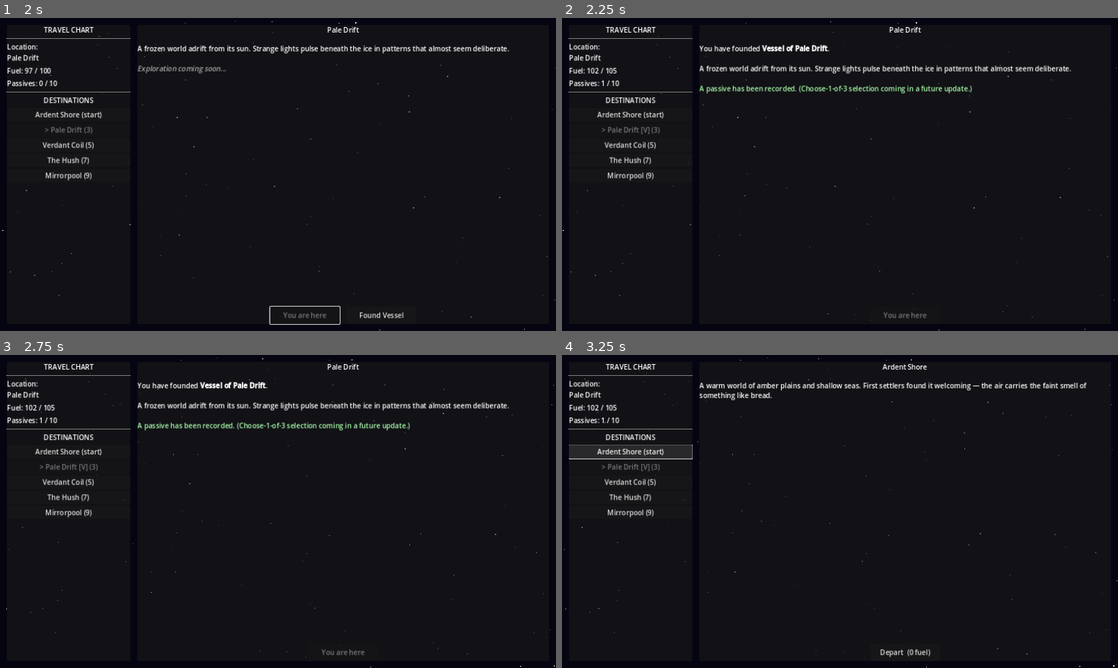
Above: before the commit, frames 1-4 (two rows, left to right).
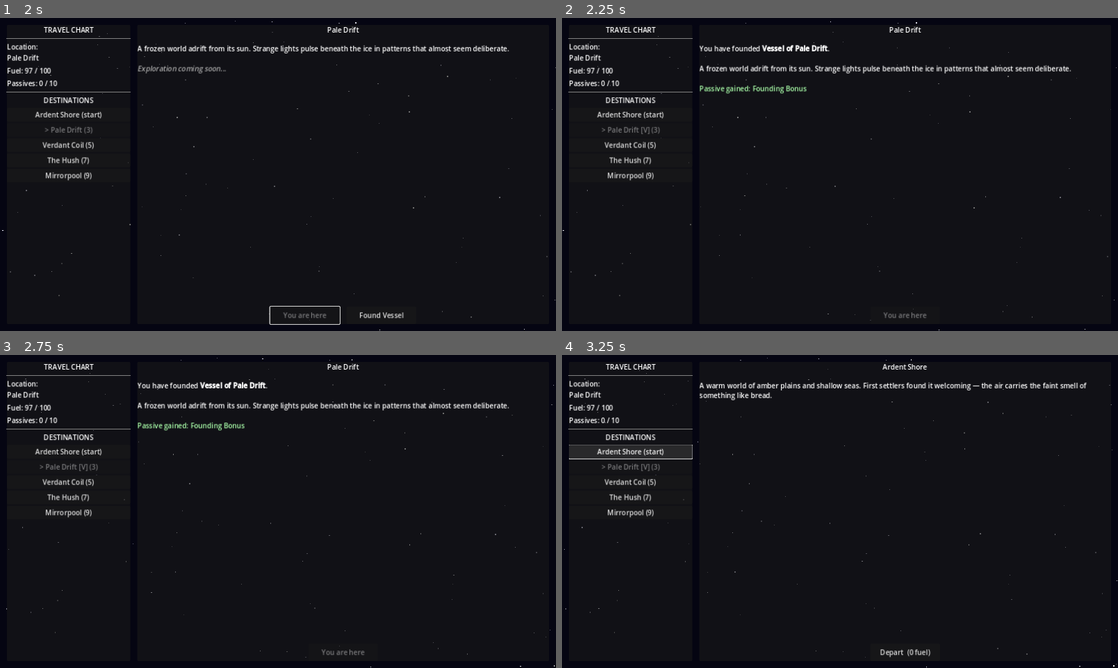
Above: after the commit, the same moments.

Repository: ColdTie/Metanoia-Vessel-2D
Game: Godot game, scene res://scenes/travel/travel_screen.tscn
The game is run twice, just before and just after one commit, with the same random seed, the same clock (stepped at 60 frames per second) and the same inputs.
Inputs:
- Up to frame 1 (2 s): click "Pale Drift (3)" at 0.5 s; click "Depart (3 fuel)" at 1.25 s
- Up to frame 2 (2.25 s): click "Found Vessel" at 2 s
- Up to frame 3 (2.75 s): no input
- Up to frame 4 (3.25 s): click "Ardent Shore (start)" at 2.75 s

Frame 1 is identical in both runs. In frame 2, 0.7% of the frame differs, in the area x 4-74%, y 15-25%; in frame 3, 0.7%; in frame 4, less than 0.1%.

Commit message:
feat: choose-1-of-3 passive selection on settling
First settlement auto-grants Founding Bonus; every settlement after
that opens a new passive_select popup drawing 3 unowned passives from
GameState.passive_catalog (6 defined). Frost Hardened is now the first
mechanically-implemented passive, shaving 1 fuel off ice-world travel.

Co-Authored-By: Claude Sonnet 5 <noreply@anthropic.com>
Claude-Session: https://claude.ai/code/session_019Nz8nRsSXyETQBGw66S8Fb

Diff:
--- /dev/null
+++ b/scenes/ui/passive_select.tscn
@@ -0,0 +1,6 @@
+[gd_scene load_steps=2 format=3 uid="uid://cpassiveselect1"]
+
+[ext_resource type="Script" path="res://scripts/ui/passive_select.gd" id="1_passive_select"]
+
+[node name="PassiveSelect" type="CanvasLayer"]
+script = ExtResource("1_passive_select")
--- a/scripts/autoloads/game_state.gd
+++ b/scripts/autoloads/game_state.gd
@@ -16,6 +16,42 @@
 # Each entry: {id, name, type, description, settled, vessel_name, distance, specimens}
 var world_catalog: Array = []
 
+# Full passive roster (see design/systems.md). founding_bonus is auto-granted
+# on the player's first settlement; the rest are drawn as choose-1-of-3 on
+# every settlement after that.
+var passive_catalog: Array = [
+	{
+		"id": "founding_bonus",
+		"name": "Founding Bonus",
+		"desc": "The act of founding grants clarity. +5 max fuel.",
+	},
+	{
+		"id": "root_knowledge",
+		"name": "Root Knowledge",
+		"desc": "Jungle worlds yield extra specimens.",
+	},
+	{
+		"id": "echo_listener",
+		"name": "Echo Listener",
+		"desc": "Unlocks extra creature dialogue options.",
+	},
+	{
+		"id": "frost_hardened",
+		"name": "Frost Hardened",
+		"desc": "Ice-world travel costs 1 less fuel.",
+	},
+	{
+		"id": "tide_reader",
+		"name": "Tide Reader",
+		"desc": "Ocean worlds reveal hidden specimens.",
+	},
+	{
+		"id": "dust_walker",
+		"name": "Dust Walker",
+		"desc": "Desert worlds never trigger forced combat.",
+	},
+]
+
 signal world_changed(new_world: String)
 signal passive_gained(passive: Dictionary)
 signal credits_changed(amount: int)
@@ -103,6 +139,8 @@
 	if world.is_empty():
 		return false
 	var cost: int = world.get("distance", 0)
+	if world.get("type", "") == "ice" and has_passive("frost_hardened"):
+		cost = max(0, cost - 1)
 	if fuel < cost:
 		return false
 	fuel -= cost
@@ -111,9 +149,40 @@
 	return true
 
 
-func add_passive(passive: Dictionary) -> void:
-	passives.append(passive)
-	passive_gained.emit(passive)
+func has_passive(passive_id: String) -> bool:
+	for passive in passives:
+		if passive.get("id", "") == passive_id:
+			return true
+	return false
+
+
+func has_settled_any_world() -> bool:
+	for world in world_catalog:
+		if world.get("settled", false):
+			return true
+	return false
+
+
+## Returns up to `count` unowned passive definitions (id/name/desc), shuffled.
+## founding_bonus is excluded — it's granted automatically, never drawn.
+func draw_passive_choices(count: int = 3) -> Array:
+	var pool: Array = []
+	for def in passive_catalog:
+		if def["id"] != "founding_bonus" and not has_passive(def["id"]):
+			pool.append(def)
+	pool.shuffle()
+	return pool.slice(0, min(count, pool.size()))
+
+
+func add_passive(passive: Dictionary, source: String = "") -> void:
+	var entry: Dictionary = passive.duplicate()
+	if source != "":
+		entry["source"] = source
+	passives.append(entry)
+	passive_gained.emit(entry)
+	if entry.get("id", "") == "founding_bonus":
+		max_fuel += 5
+		refuel(5)
 	if passives.size() >= MAX_PASSIVES:
 		_trigger_void_check()
 
--- a/scripts/travel/travel_screen.gd
+++ b/scripts/travel/travel_screen.gd
@@ -7,6 +7,7 @@
 const STAR_SPEEDS: Array = [12.0, 28.0, 55.0]
 const STAR_COUNTS: Array = [120, 70, 35]
 const STAR_SPAN_W: float = 2560.0   # double viewport width for seamless wrap
+const PassiveSelectScene := preload("res://scenes/ui/passive_select.tscn")
 
 var _star_layers: Array = []
 var _star_root: Node2D
@@ -287,30 +288,48 @@
 	if world.get("settled", false):
 		return
 
+	var is_first_settlement: bool = not GameState.has_settled_any_world()
+
 	world["settled"] = true
 	world["vessel_name"] = "Vessel of " + world["name"]
-
-	# Grant the founding passive (choose-1-of-3 UI is TODO)
-	GameState.add_passive({
-		"id": "founding_bonus",
-		"name": "Founding Bonus",
-		"desc": "The act of founding grants clarity. +5 max fuel.",
-		"source": world["name"],
-	})
-	GameState.max_fuel += 5
-	GameState.refuel(5)
 
 	_settle_button.visible = false
 	_populate_destinations()
 	_refresh_status()
 
+	if is_first_settlement:
+		GameState.add_passive(GameState.passive_catalog[0], world["name"])
+		_show_settle_message(world, "Founding Bonus")
+		SaveLoad.save_game()
+		return
+
+	var choices: Array = GameState.draw_passive_choices(3)
+	if choices.is_empty():
+		_show_settle_message(world, "")
+		SaveLoad.save_game()
+		return
+
+	var popup := PassiveSelectScene.instantiate()
+	add_child(popup)
+	popup.passive_chosen.connect(_on_passive_chosen.bind(world))
+	popup.open(choices)
+
+
+func _on_passive_chosen(passive: Dictionary, world: Dictionary) -> void:
+	GameState.add_passive(passive, world["name"])
+	_show_settle_message(world, passive.get("name", ""))
+	_refresh_status()
+	SaveLoad.save_game()
+
+
+func _show_settle_message(world: Dictionary, passive_name: String) -> void:
+	var passive_line: String = ""
+	if passive_name != "":
+		passive_line = "\n\n[color=#aaffaa]Passive gained: " + passive_name + "[/color]"
 	_world_desc_label.text = \
 		"You have founded [b]" + world["vessel_name"] + "[/b].\n\n" \
 		+ world.get("description", "") \
-		+ "\n\n[color=#aaffaa]A passive has been recorded. " \
-		+ "(Choose-1-of-3 selection coming in a future update.)[/color]"
-
-	SaveLoad.save_game()
+		+ passive_line
 
 
 func _on_world_changed(_new_world: String) -> void:
--- /dev/null
+++ b/scripts/ui/passive_select.gd
@@ -0,0 +1,81 @@
+extends CanvasLayer
+
+# Choose-1-of-3 passive reward popup, shown after settling any world past
+# the first. All UI is built in code, per project convention.
+
+signal passive_chosen(passive: Dictionary)
+
+var _card_row: HBoxContainer
+
+
+func open(choices: Array) -> void:
+	layer = 100
+	_build_ui(choices)
+
+
+func _build_ui(choices: Array) -> void:
+	var dim := ColorRect.new()
+	dim.color = Color(0.0, 0.0, 0.0, 0.6)
+	dim.set_anchors_and_offsets_preset(Control.PRESET_FULL_RECT)
+	dim.mouse_filter = Control.MOUSE_FILTER_STOP
+	add_child(dim)
+
+	var center := CenterContainer.new()
+	center.set_anchors_and_offsets_preset(Control.PRESET_FULL_RECT)
+	add_child(center)
+
+	var panel := PanelContainer.new()
+	panel.custom_minimum_size = Vector2(560.0, 260.0)
+	center.add_child(panel)
+
+	var vbox := VBoxContainer.new()
+	vbox.add_theme_constant_override("separation", 12)
+	panel.add_child(vbox)
+
+	var title := Label.new()
+	title.text = "Choose a Passive"
+	title.horizontal_alignment = HORIZONTAL_ALIGNMENT_CENTER
+	vbox.add_child(title)
+	vbox.add_child(HSeparator.new())
+
+	_card_row = HBoxContainer.new()
+	_card_row.alignment = BoxContainer.ALIGNMENT_CENTER
+	_card_row.add_theme_constant_override("separation", 16)
+	_card_row.size_flags_horizontal = Control.SIZE_EXPAND_FILL
+	vbox.add_child(_card_row)
+
+	for passive in choices:
+		_card_row.add_child(_make_card(passive))
+
+
+func _make_card(passive: Dictionary) -> Control:
+	var card := PanelContainer.new()
+	card.custom_minimum_size = Vector2(160.0, 180.0)
+
+	var col := VBoxContainer.new()
+	col.add_theme_constant_override("separation", 8)
+	card.add_child(col)
+
+	var name_label := Label.new()
+	name_label.text = passive.get("name", "")
+	name_label.horizontal_alignment = HORIZONTAL_ALIGNMENT_CENTER
+	name_label.autowrap_mode = TextServer.AUTOWRAP_WORD_SMART
+	col.add_child(name_label)
+
+	var desc_label := Label.new()
+	desc_label.text = passive.get("desc", "")
+	desc_label.autowrap_mode = TextServer.AUTOWRAP_WORD_SMART
+	desc_label.size_flags_vertical = Control.SIZE_EXPAND_FILL
+	col.add_child(desc_label)
+
+	var btn := Button.new()
+	btn.text = "Choose"
+	btn.pressed.connect(func(): _on_choice(passive))
+	col.add_child(btn)
+
+	return card
+
+
+func _on_choice(passive: Dictionary) -> void:
+	passive_chosen.emit(passive)
+	queue_free()
Not shown, changed: design/content-log.md
Not shown, changed: design/systems.md
